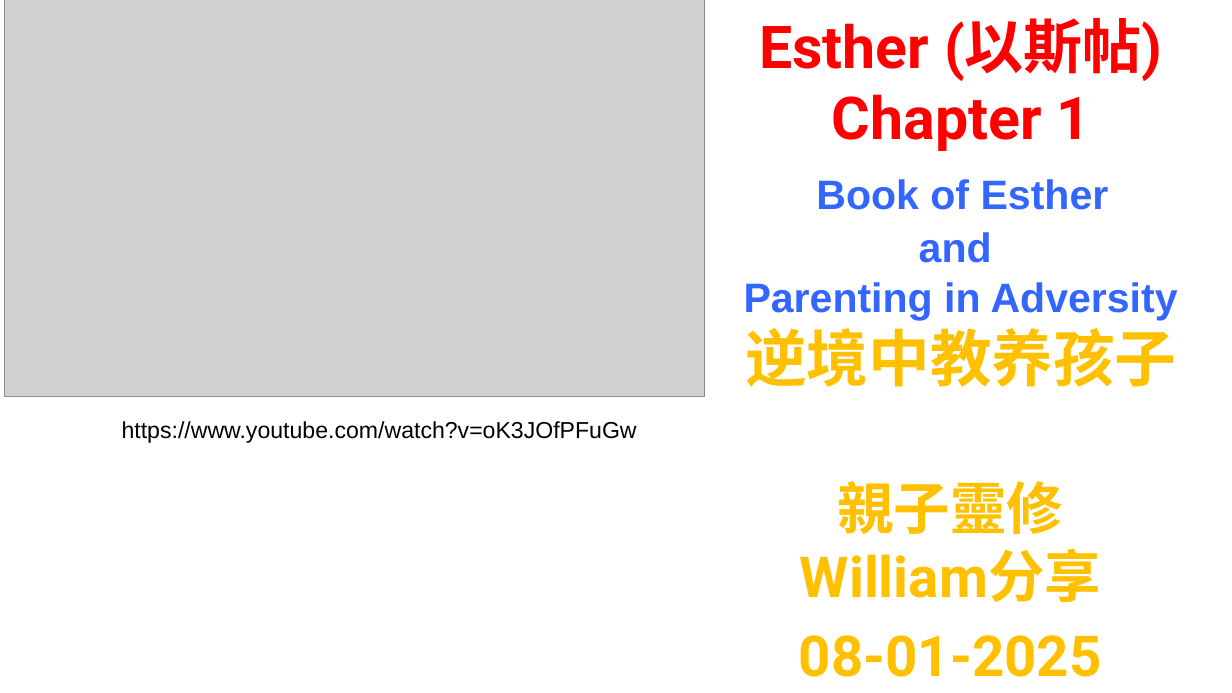
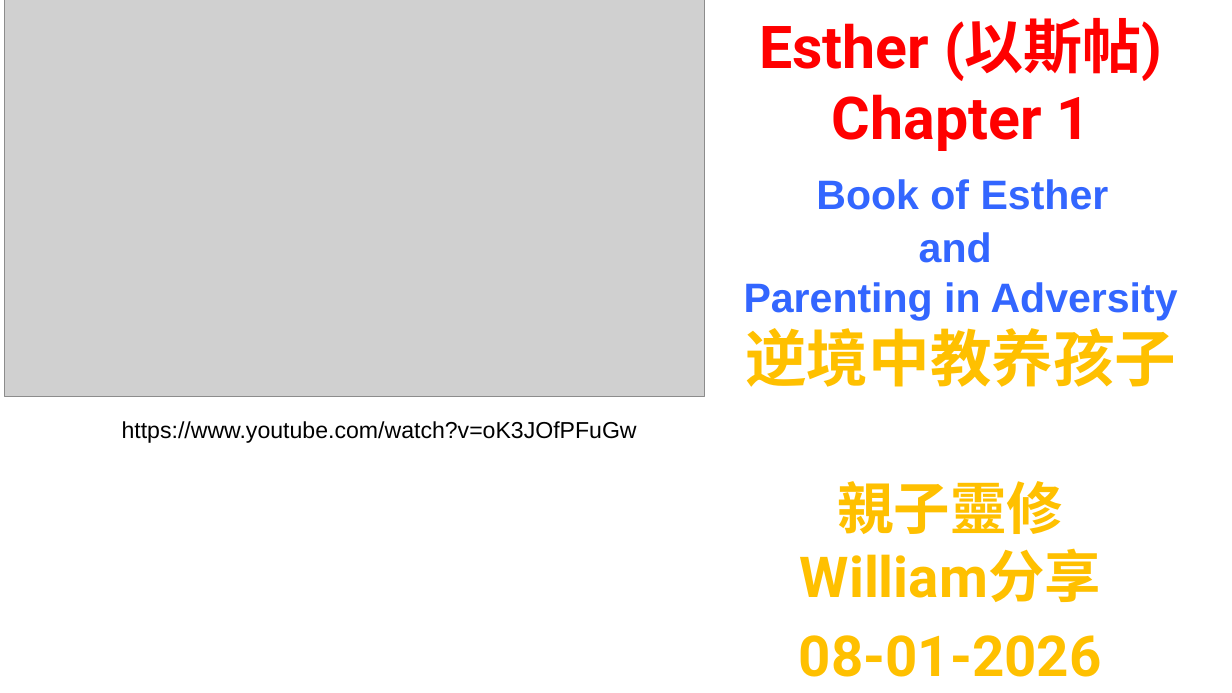
Before and after one commit to wdingbox/accc_2025_pp, a slide deck: slide 1 of ppt/Esther/Esther_01.pptx. Drawn at 1232x693 pixels with LibreOffice and Linux fonts; fonts in the diff are those of the drawing; grey boxes stand for pictures; background and template pictures are left out. Boxes give left, top, right and bottom in pixels: in the first picture for what was removed or moved away, otherwise in the second. Text is boxed around its words. In the diff, an @@ line names an element or a change of style, - is before the commit and + after.

```diff
--- a/ppt/Esther/Esther_01.pptx
+++ b/ppt/Esther/Esther_01.pptx
@@ subtitle at (799, 635, 1102, 677): text changed @@
-08-01-2025
+08-01-2026
```
Also in this commit, not shown: 3 other slides changed, 1 slide added, 1 slide removed, 1 other file.
